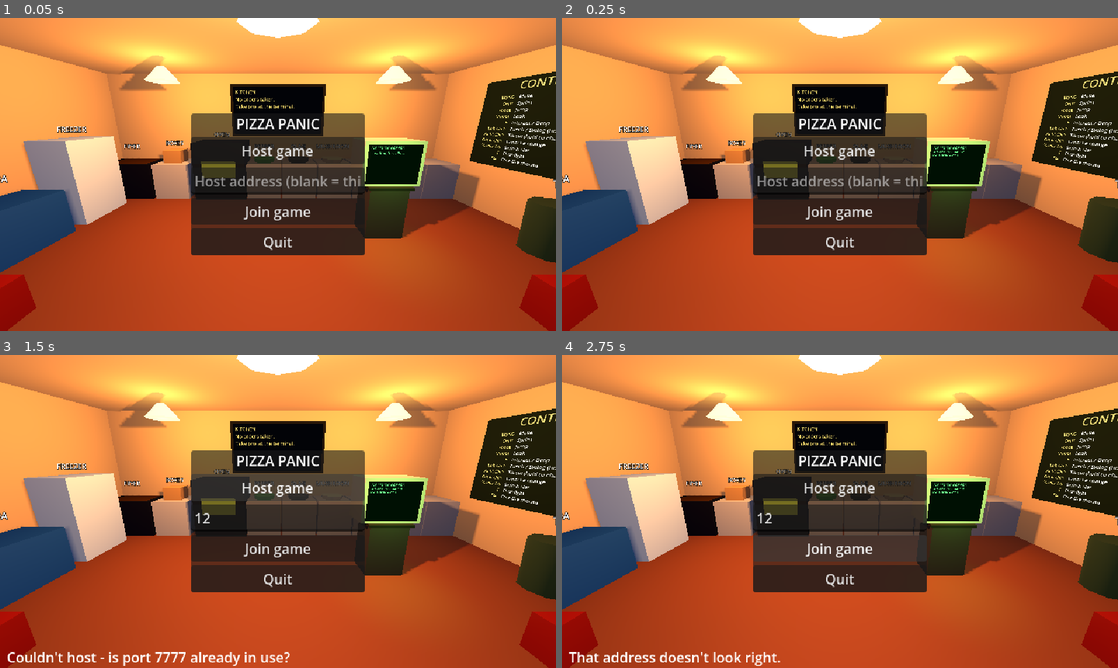
Above: before the commit, frames 1-4 (two rows, left to right).
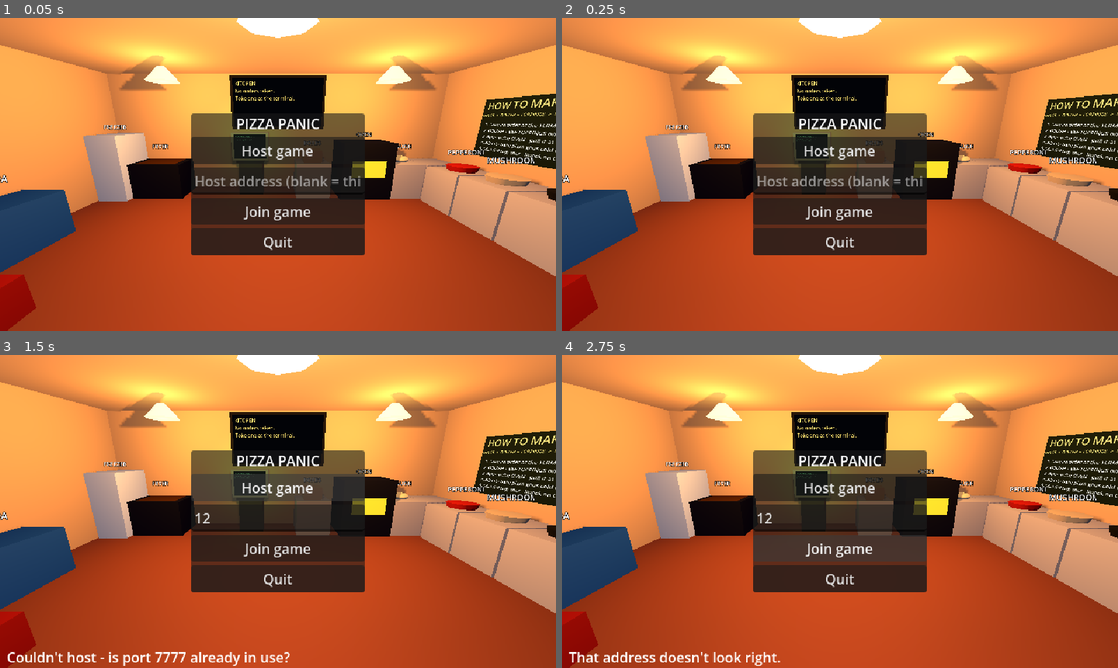
Above: after the commit, the same moments.

Repository: DavidAkrid/Pizza-Panic
Game: Godot game, scene res://scenes/world.tscn
Two runs of this game, one before a commit and one after it. Both use one fixed random seed, a clock stepped at 60 frames per second and the inputs below.
Inputs (mouse positions are in pixels of both pictures, inside the frame that each line leads up to):
- Up to frame 1 (0.05 s): no input
- Up to frame 2 (0.25 s): no input
- Up to frame 3 (1.5 s): click (278, 517) at 0.52 s; type "12" at 0.6 s; click "Host game" at 1.25 s
- Up to frame 4 (2.75 s): click "Join game" at 2 s

The runs differ from the first frame. In frame 1, 20% of the frame differs, in the area x 4-100%, y 17-100%; in frame 2, 20%; in frame 3, 21%; in frame 4, 21%.

Commit message:
Rearrange the shop: toppings on the left wall, oven/boxes/terminal on the back wall
Oven next to the dough, then boxes, then the order terminal under the (raised)
kitchen screen. Freezer in the back-right corner by the fryer. Trash in the
front-left corner. How-To and Controls boards swapped. Left table and benches
removed.

Co-Authored-By: Claude Opus 5.5 <noreply@anthropic.com>

Diff:
--- a/game_coop/scenes/world.tscn
+++ b/game_coop/scenes/world.tscn
@@ -385,7 +385,7 @@
 material = SubResource("mat_counter")
 
 [node name="Fryer" type="StaticBody3D" parent="Shop"]
-transform = Transform3D(1, 0, 0, 0, 1, 0, 0, 0, 1, 4.25, 0.5, 7.45)
+transform = Transform3D(1, 0, 0, 0, 1, 0, 0, 0, 1, 3.43, 0.5, 7.45)
 collision_layer = 3
 script = ExtResource("6_cook")
 mode = "fryer"
@@ -459,7 +459,7 @@
 outline_size = 6
 
 [node name="Pepperoni" type="StaticBody3D" parent="Shop"]
-transform = Transform3D(1, 0, 0, 0, 1, 0, 0, 0, 1, -2.6, 0.5, 7.45)
+transform = Transform3D(0, 0, -1, 0, 1, 0, 1, 0, 0, -4.5, 0.5, 6.35)
 collision_layer = 3
 script = ExtResource("5_station")
 kind = 1
@@ -488,7 +488,7 @@
 outline_size = 6
 
 [node name="Mushroom" type="StaticBody3D" parent="Shop"]
-transform = Transform3D(1, 0, 0, 0, 1, 0, 0, 0, 1, -1.6, 0.5, 7.45)
+transform = Transform3D(0, 0, -1, 0, 1, 0, 1, 0, 0, -4.5, 0.5, 5.35)
 collision_layer = 3
 script = ExtResource("5_station")
 kind = 1
@@ -517,7 +517,7 @@
 outline_size = 6
 
 [node name="Olive" type="StaticBody3D" parent="Shop"]
-transform = Transform3D(1, 0, 0, 0, 1, 0, 0, 0, 1, -0.6, 0.5, 7.45)
+transform = Transform3D(0, 0, -1, 0, 1, 0, 1, 0, 0, -4.5, 0.5, 4.35)
 collision_layer = 3
 script = ExtResource("5_station")
 kind = 1
@@ -546,7 +546,7 @@
 outline_size = 6
 
 [node name="Pepper" type="StaticBody3D" parent="Shop"]
-transform = Transform3D(1, 0, 0, 0, 1, 0, 0, 0, 1, 0.4, 0.5, 7.45)
+transform = Transform3D(0, 0, -1, 0, 1, 0, 1, 0, 0, -4.5, 0.5, 3.35)
 collision_layer = 3
 script = ExtResource("5_station")
 kind = 1
@@ -575,7 +575,7 @@
 outline_size = 6
 
 [node name="Oven" type="StaticBody3D" parent="Shop"]
-transform = Transform3D(1, 0, 0, 0, 1, 0, 0, 0, 1, 1.6, 0.8, 7.4)
+transform = Transform3D(1, 0, 0, 0, 1, 0, 0, 0, 1, -2.45, 0.8, 7.4)
 collision_layer = 3
 script = ExtResource("6_cook")
 mode = "oven"
@@ -613,7 +613,7 @@
 outline_size = 8
 
 [node name="Boxes" type="StaticBody3D" parent="Shop"]
-transform = Transform3D(1, 0, 0, 0, 1, 0, 0, 0, 1, 3.0, 0.5, 7.45)
+transform = Transform3D(1, 0, 0, 0, 1, 0, 0, 0, 1, -1.0, 0.5, 7.45)
 collision_layer = 3
 script = ExtResource("5_station")
 kind = 2
@@ -641,7 +641,7 @@
 outline_size = 6
 
 [node name="Trash" type="StaticBody3D" parent="Shop"]
-transform = Transform3D(1, 0, 0, 0, 1, 0, 0, 0, 1, -4.5, 0.45, 4.5)
+transform = Transform3D(1, 0, 0, 0, 1, 0, 0, 0, 1, -4.55, 0.45, 0.6)
 collision_layer = 3
 script = ExtResource("5_station")
 kind = 3
@@ -661,7 +661,7 @@
 outline_size = 6
 
 [node name="KitchenScreen" type="Node3D" parent="Shop"]
-transform = Transform3D(1, 0, 0, 0, 1, 0, 0, 0, 1, 0, 2.45, 7.95)
+transform = Transform3D(1, 0, 0, 0, 1, 0, 0, 0, 1, 0, 2.68, 7.95)
 script = ExtResource("10_screen")
 mode = 1
 
@@ -684,26 +684,8 @@
 omni_range = 3.0
 
 [node name="OrderTerminal" type="Node3D" parent="Shop"]
-transform = Transform3D(1, 0, 0, 0, 1, 0, 0, 0, 1, -2.0, 0, 5.2)
+transform = Transform3D(1, 0, 0, 0, 1, 0, 0, 0, 1, 0.8, 0, 7.6)
 script = ExtResource("10_screen")
-
-[node name="TableL" type="CSGBox3D" parent="Shop"]
-transform = Transform3D(1, 0, 0, 0, 1, 0, 0, 0, 1, -3.6, 0.4, 2.2)
-use_collision = true
-size = Vector3(1.4, 0.8, 1)
-material = SubResource("mat_trim")
-
-[node name="BenchL1" type="CSGBox3D" parent="Shop"]
-transform = Transform3D(1, 0, 0, 0, 1, 0, 0, 0, 1, -3.6, 0.25, 1.2)
-use_collision = true
-size = Vector3(1.4, 0.5, 0.5)
-material = SubResource("mat_booth")
-
-[node name="BenchL2" type="CSGBox3D" parent="Shop"]
-transform = Transform3D(1, 0, 0, 0, 1, 0, 0, 0, 1, -3.6, 0.25, 3.2)
-use_collision = true
-size = Vector3(1.4, 0.5, 0.5)
-material = SubResource("mat_booth")
 
 [node name="TableR" type="CSGBox3D" parent="Shop"]
 transform = Transform3D(1, 0, 0, 0, 1, 0, 0, 0, 1, 3.6, 0.4, 2.2)
@@ -724,7 +706,7 @@
 material = SubResource("mat_booth")
 
 [node name="Freezer" type="StaticBody3D" parent="Shop"]
-transform = Transform3D(1, 0, 0, 0, 1, 0, 0, 0, 1, 4.5, 0.9, 6.05)
+transform = Transform3D(1, 0, 0, 0, 1, 0, 0, 0, 1, 4.58, 0.9, 7.38)
 collision_layer = 3
 script = ExtResource("5_station")
 kind = 5
@@ -764,7 +746,7 @@
 outline_size = 6
 
 [node name="HowTo" type="MeshInstance3D" parent="Shop"]
-transform = Transform3D(1, 0, 0, 0, 1, 0, 0, 0, 1, -4.95, 2.0, 2.9)
+transform = Transform3D(1, 0, 0, 0, 1, 0, 0, 0, 1, -4.95, 2.0, 5.45)
 mesh = SubResource("mesh_howto")
 
 [node name="Title" type="Label3D" parent="Shop/HowTo"]
@@ -795,7 +777,7 @@
 line_spacing = 6.0
 
 [node name="Controls" type="MeshInstance3D" parent="Shop"]
-transform = Transform3D(1, 0, 0, 0, 1, 0, 0, 0, 1, -4.95, 2.1, 5.45)
+transform = Transform3D(1, 0, 0, 0, 1, 0, 0, 0, 1, -4.95, 2.1, 2.75)
 mesh = SubResource("mesh_controls")
 
 [node name="Title" type="Label3D" parent="Shop/Controls"]
